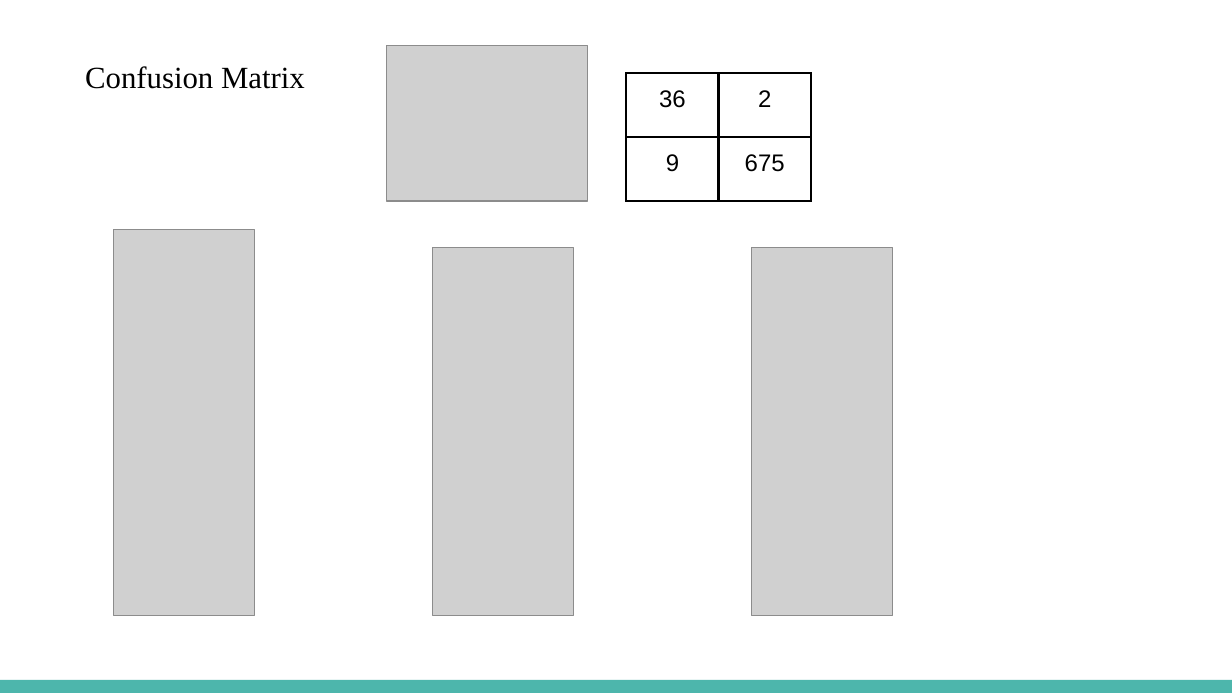
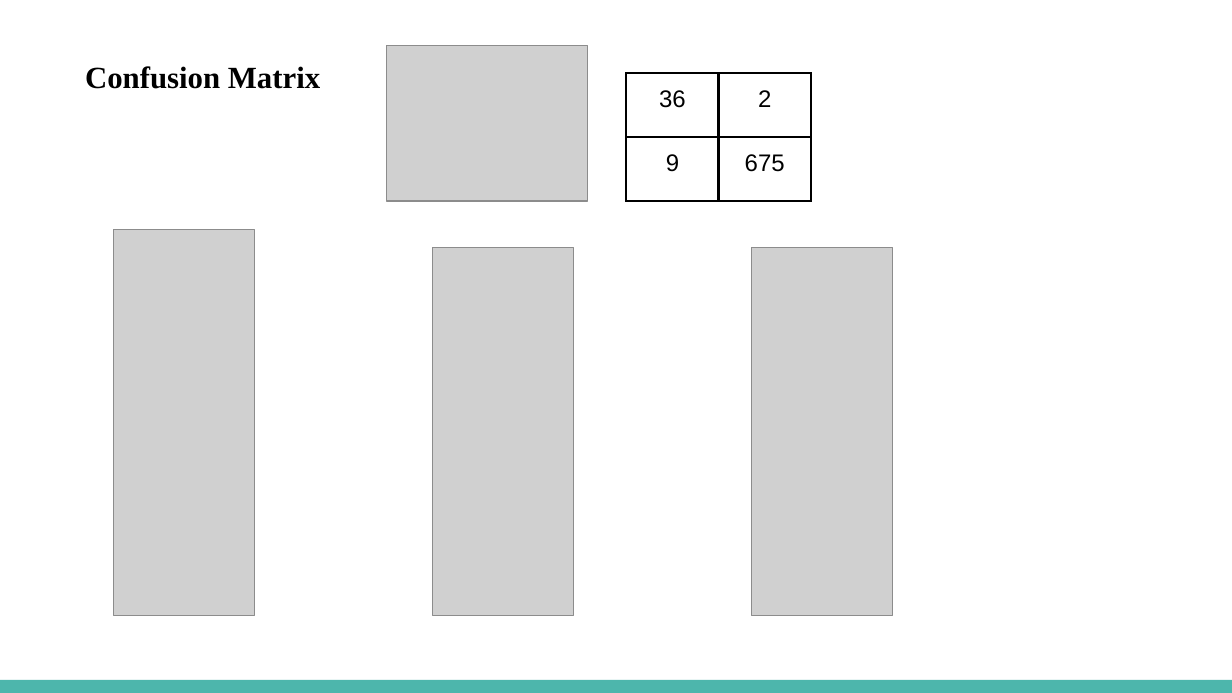
Before and after one commit to marius92mc/document-classification-reuters21578, a slide deck: slide 4 of slides/en_Text_Mining_-_Document_Classification_Reuters-21578_Dataset.pptx. Drawn at 1232x693 pixels with LibreOffice and Linux fonts; fonts in the diff are those of the drawing; grey boxes stand for pictures. Boxes give left, top, right and bottom in pixels: in the first picture for what was removed or moved away, otherwise in the second. Text is boxed around its words. In the diff, an @@ line names an element or a change of style, - is before the commit and + after.

```diff
--- a/slides/en_Text_Mining_-_Document_Classification_Reuters-21578_Dataset.pptx
+++ b/slides/en_Text_Mining_-_Document_Classification_Reuters-21578_Dataset.pptx
@@ text "Confusion Matrix" at box(85, 66, 320, 89): bold on @@
```
Also in this commit, not shown: 5 other slides changed, 1 slide added, 5 other files.
